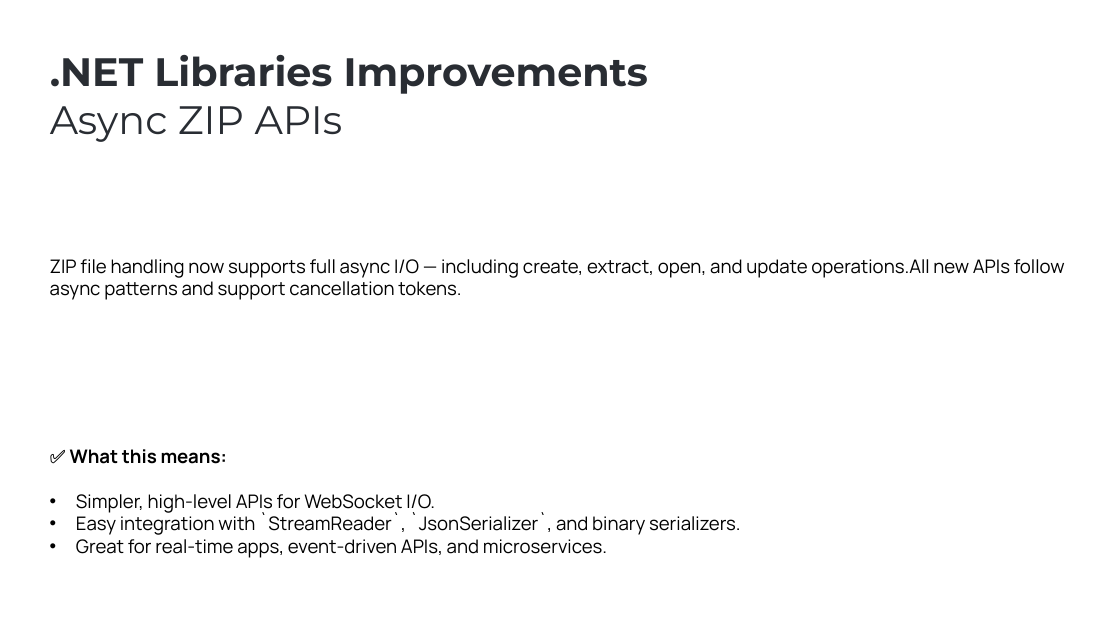
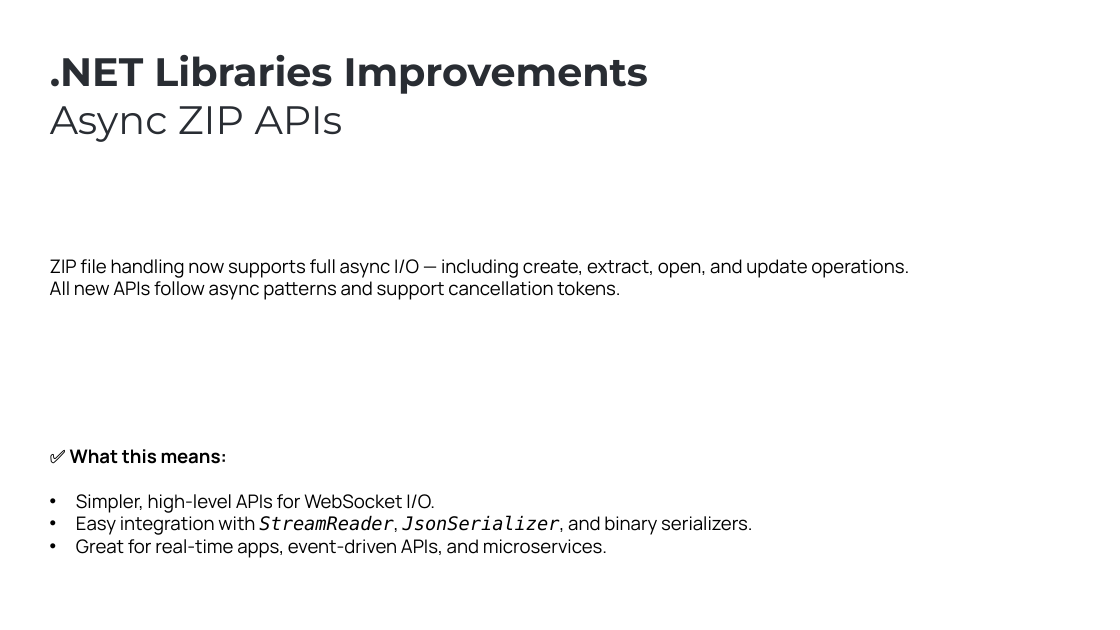
Before and after one commit to ebicoglu/presentations, a slide deck: slide 7 of abp-community-talks-2025.09.pptx. Drawn at 1120x630 pixels with LibreOffice and Linux fonts; fonts in the diff are those of the drawing; background and template pictures are left out. Boxes give left, top, right and bottom in pixels: in the first picture for what was removed or moved away, otherwise in the second. Text is boxed around its words. In the diff, an @@ line names an element or a change of style, - is before the commit and + after.

```diff
--- a/abp-community-talks-2025.09.pptx
+++ b/abp-community-talks-2025.09.pptx
@@ text at (x1=50, y1=259, x2=909, y2=300): spaces changed @@
-ZIP file handling now supports full async I/O — including create, extract, open, and update operations.All new APIs follow async patterns and support cancellation tokens.
+ZIP file handling now supports full async I/O — including create, extract, open, and update operations.
+All new APIs follow async patterns and support cancellation tokens.
@@ text at (x1=76, y1=516, x2=753, y2=535): text changed @@
-• Easy integration with `StreamReader`, `JsonSerializer`, and binary serializers.
+• Easy integration with StreamReader, JsonSerializer, and binary serializers.
```
Also in this commit, not shown: 1 other slide changed.
